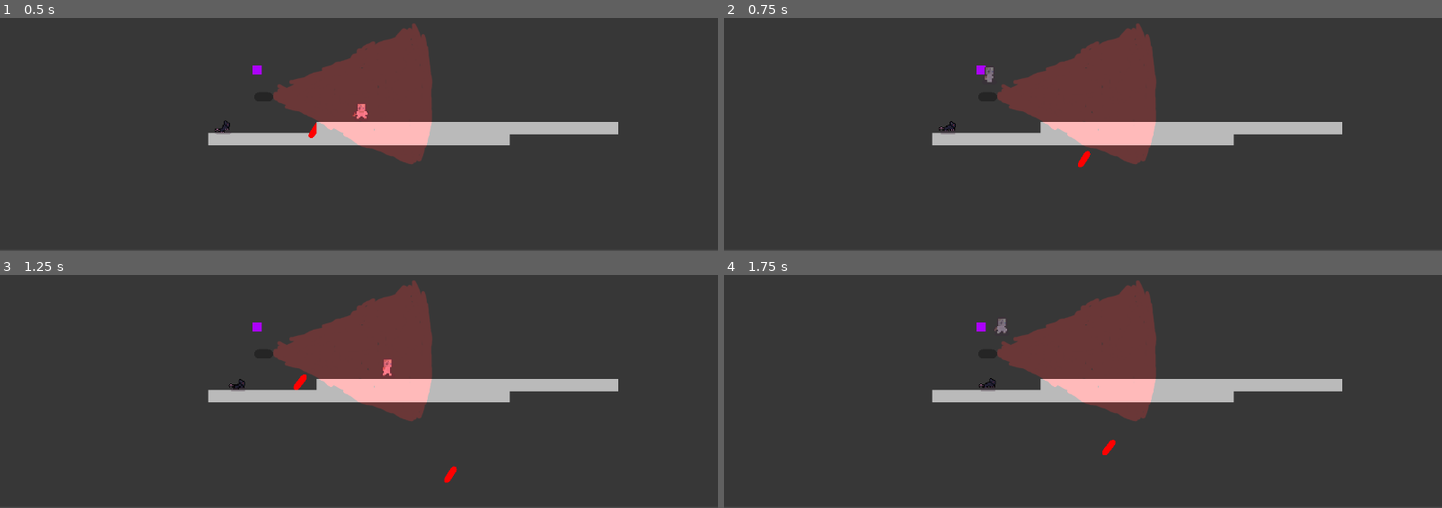
Above: before the commit, frames 1-4 (two rows, left to right).
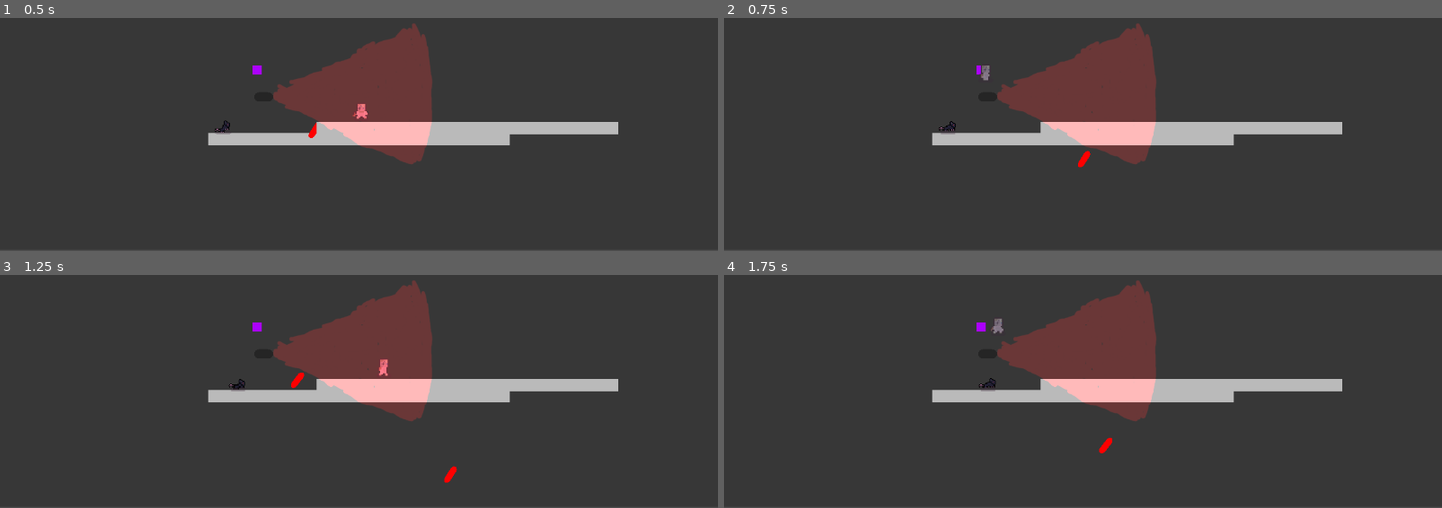
Above: after the commit, the same moments.

Repository: PlantvZombie/Game
Game: Godot game, scene res://test.tscn
Two runs of this game, one before a commit and one after it. Both use one fixed random seed, a clock stepped at 60 frames per second and the inputs below. The project has no main scene, so this scene is started directly.
Inputs (mouse positions are in pixels of both pictures, inside the frame that each line leads up to):
- Up to frame 1 (0.5 s): no input
- Up to frame 2 (0.75 s): tap Enter at 0.5 s; move the mouse to (1240, 29) at 0.52 s; hold D (right) from 0.53 s (still down); right-click (1240, 29) at 0.6 s
- Up to frame 3 (1.25 s): keep holding D (right); tap W (up) at 0.77 s
- Up to frame 4 (1.75 s): keep holding D (right); move the mouse to (939, 326) at 1.27 s; click (939, 326) at 1.35 s; tap W (up) at 1.52 s; right-click (939, 326) at 1.55 s

Frame 1 is identical in both runs. In frame 2, 0.1% of the frame differs, in the area x 35-38%, y 20-28%; in frame 3, 0.2%, in the area x 40-55%, y 36-50%; in frame 4, 0.2%.

Commit message:
fixed await for grapple

Diff:
--- a/character.gd
+++ b/character.gd
@@ -13,8 +13,10 @@
 var Attack:bool = false
 signal AttackTimer
 signal Attacked
+signal hideRope
 var AttackComplete:bool = false
 var AfterJump:bool = false
+var tween
 
 
 # Get the gravity from the project settings to be synced with RigidBody nodes.
@@ -25,11 +27,10 @@
 func _physics_process(delta):
 
 	if Input.is_action_just_pressed("rClick") and hasGrapplingHook and currentTarget != null:
-		var tween = create_tween()
+		tween = create_tween()
 		currentTarget.rope(self.global_position)
 		tween.tween_property(self, "position", currentTarget.global_position, .1)
-		await tween.finished
-		currentTarget.rope(null)
+		hideRope.emit(tween)
 
 	if anim.get_animation() == "AttackRight" and anim.get_frame() == 2:
 		get_node("Right/CollisionShape2D").set_disabled(false)
@@ -154,3 +155,8 @@
 	if body.is_in_group("Enemies"):
 		body.health -= 10
 		Attacked.emit()
+
+
+func _on_hide_rope():
+	await tween.finished
+	currentTarget.rope(null)
--- a/test.tscn
+++ b/test.tscn
@@ -35,3 +35,4 @@
 position = Vector2(580, 335)
 
 [connection signal="Attacked" from="Character" to="Rat" method="_on_character_attacked"]
+[connection signal="hideRope" from="Character" to="Character" method="_on_hide_rope"]
